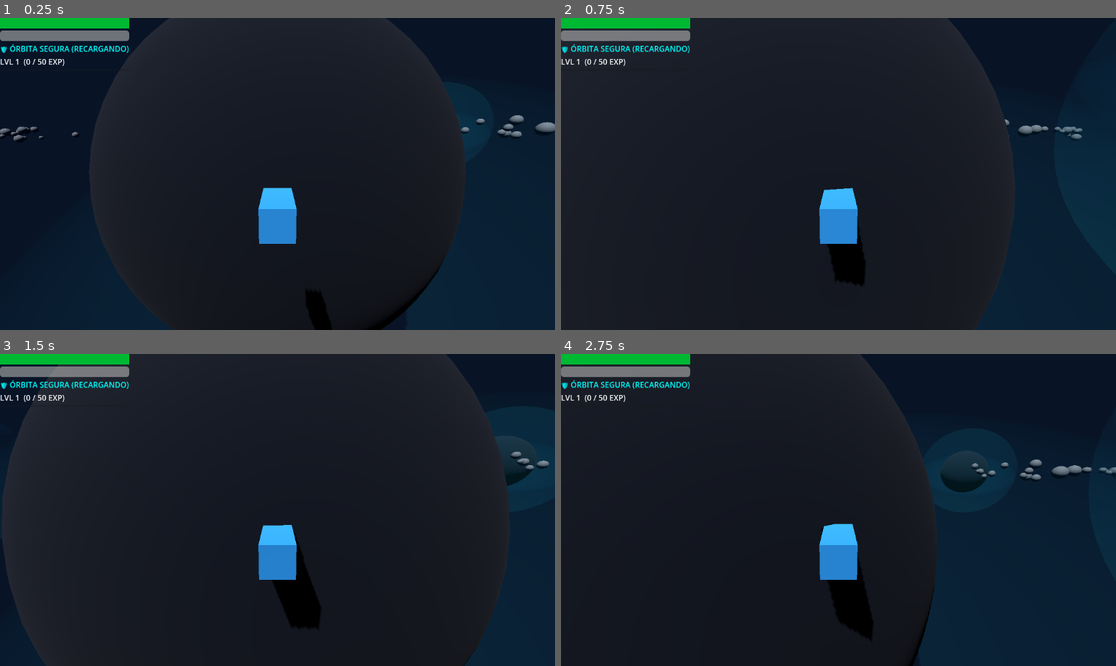
Above: before the commit, frames 1-4 (two rows, left to right).
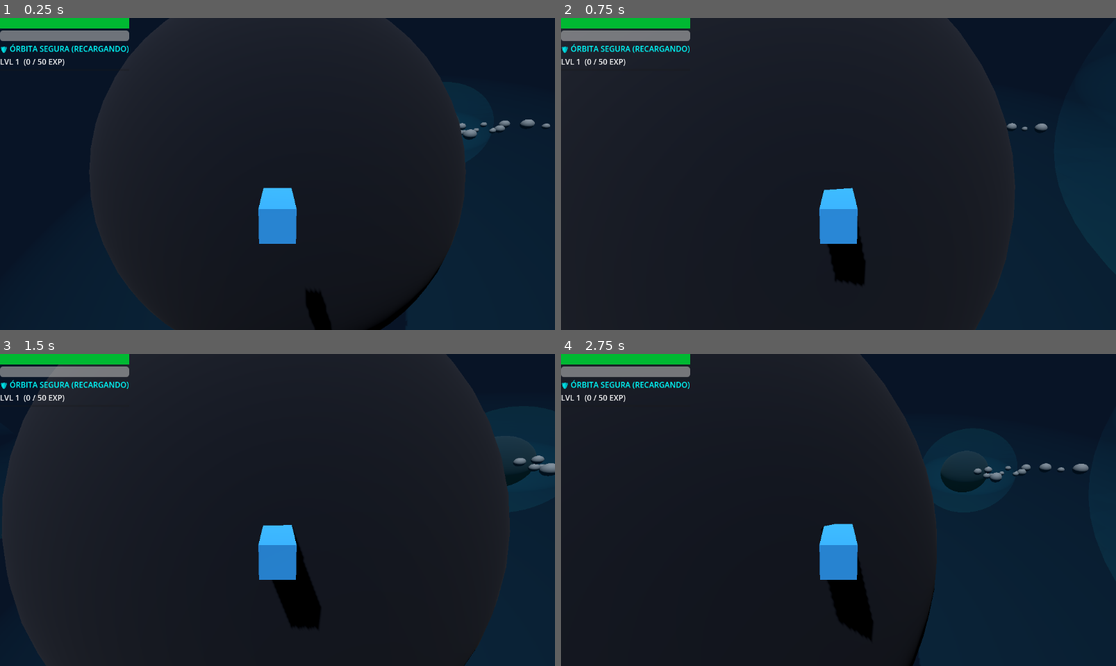
Above: after the commit, the same moments.

Repository: xlblitlx/Desarrollo_de_videojuegos
Game: Godot game, scene res://Demo_Orbital.tscn
Two runs of this game, one before a commit and one after it. Both use one fixed random seed, a clock stepped at 60 frames per second and the inputs below.
Inputs (mouse positions are in pixels of both pictures, inside the frame that each line leads up to):
- Up to frame 1 (0.25 s): no input
- Up to frame 2 (0.75 s): tap Enter (ui_accept) at 0.5 s; move the mouse to (866, 174) at 0.52 s; hold W (up) from 0.53 s (still down); tap E at 0.6 s
- Up to frame 3 (1.5 s): keep holding W (up); tap Enter (ui_accept) at 0.77 s; tap 1 at 0.8, 1.35 s; move the mouse to (249, 510) at 1.27 s
- Up to frame 4 (2.75 s): keep holding W (up); tap Enter (ui_accept) at 1.52 s; tap 2 at 1.55, 2.1 s; move the mouse to (849, 503) at 2.02 s; tap 3 at 2.3 s

The runs differ from the first frame. In frame 1, 0.6% of the frame differs, in the area x 0-100%, y 31-40%; in frame 2, 0.2%; in frame 3, 0.3%; in frame 4, 0.6%.

Commit message:
feat: pulido final de pulido visual, colisiones de asteroides e intercepcion de enemigos

Diff:
--- a/Demo_Orbital.tscn
+++ b/Demo_Orbital.tscn
@@ -88,7 +88,7 @@
 [node name="GestorRecompensas" type="Node" parent="SistemasProgresion" unique_id=755562836]
 script = ExtResource("12_nhg6f")
 
-[node name="GestorExperiencia" type="Node" parent="SistemasProgresion" unique_id=1052882918 node_paths=PackedStringArray("fuente_orbes")]
+[node name="GestorExperiencia" type="Node" parent="SistemasProgresion" unique_id=1052882918 node_paths=PackedStringArray("fuente_orbes") groups=["gestor_experiencia"]]
 script = ExtResource("13_nxx6p")
 fuente_orbes = NodePath("../GestorRecompensas")
 
--- a/escenas/jugador.tscn
+++ b/escenas/jugador.tscn
@@ -5,6 +5,7 @@
 [ext_resource type="Script" uid="uid://4uifsmb7vn0" path="res://script_componentes/componentes/gestor_orbita.gd" id="3_as36m"]
 [ext_resource type="Script" uid="uid://c1kcpc3car6fv" path="res://script_componentes/componentes/sensor_daño.gd" id="4_gjfif"]
 [ext_resource type="PackedScene" uid="uid://3av2ku618key" path="res://escenas/control_disparo.tscn" id="5_ovq70"]
+[ext_resource type="Script" uid="uid://babn20g5e0hse" path="res://zona_c/Script_zona_c/luz_jugador.gd" id="6_as36m"]
 
 [sub_resource type="StandardMaterial3D" id="StandardMaterial3D_3wsq6"]
 albedo_color = Color(0.21960784, 0.7137255, 1, 1)
@@ -39,3 +40,9 @@
 
 [node name="ControlDisparo" parent="." unique_id=97621846 node_paths=PackedStringArray("jugador") instance=ExtResource("5_ovq70")]
 jugador = NodePath("..")
+
+[node name="LuzNave" type="OmniLight3D" parent="." unique_id=881056281]
+transform = Transform3D(1, 0, 0, 0, 1, 0, 0, 0, 1, 0, 0.85, 0)
+script = ExtResource("6_as36m")
+
+[node name="LuzAura" type="OmniLight3D" parent="LuzNave" unique_id=344431176]
--- a/project.godot
+++ b/project.godot
@@ -22,6 +22,8 @@
 
 planetas=""
 enemigos=""
+jugador=""
+gestor_experiencia=""
 
 [input]
 
--- a/script_componentes/entidades/enemigo.gd
+++ b/script_componentes/entidades/enemigo.gd
@@ -34,9 +34,16 @@
 
 
 func _perseguir() -> void:
-	var vector_hacia_jugador := objetivo.global_position - global_position
-	var distancia := vector_hacia_jugador.length()
-	var direccion := vector_hacia_jugador.normalized()
+	var distancia := global_position.distance_to(objetivo.global_position)
+
+	# Calculamos el punto futuro donde estará el jugador según su velocidad
+	var punto_intercepcion := objetivo.global_position
+	if objetivo is CharacterBody3D and distancia > 6.0:
+		# A mayor distancia, predice un poco más adelante (hasta 0.75 segundos)
+		var tiempo_prediccion := clampf(distancia / maxf(velocidad, 1.0) * 0.45, 0.0, 0.75)
+		punto_intercepcion += objetivo.velocity * tiempo_prediccion
+
+	var direccion := (punto_intercepcion - global_position).normalized()
 
 	# Si está muy cerca (menos de 3m), frena para no superponerse con la nave
 	if distancia > 3.0:
--- a/script_componentes/entorno/campo_asteroides.gd
+++ b/script_componentes/entorno/campo_asteroides.gd
@@ -4,19 +4,70 @@
 @export var asteroide_scene: PackedScene
 @export var cantidad_asteroides: int = 14
 @export var radio_dispersion: float = 80.0
+@export var dano_impacto: float = 18.0
+@export var cooldown_golpe: float = 0.8
+@export var fuerza_rebote: float = 28.0
 
 var asteroides_instanciados: Array[Node3D] = []
+var radios_asteroides: Array[float] = []
 var velocidades_rotacion: Array[Vector3] = []
+
+var _jugador: CharacterBody3D = null
+var _timer_golpe: float = 0.0
+
 
 func _ready() -> void:
 	_generar_campo()
 
+
 func _process(delta: float) -> void:
 	for i in range(asteroides_instanciados.size()):
-		var asteroide = asteroides_instanciados[i]
+		var asteroide := asteroides_instanciados[i]
 		if is_instance_valid(asteroide):
 			asteroide.rotate_x(velocidades_rotacion[i].x * delta)
 			asteroide.rotate_y(velocidades_rotacion[i].y * delta)
+
+
+func _physics_process(delta: float) -> void:
+	if _timer_golpe > 0.0:
+		_timer_golpe -= delta
+
+	if not is_instance_valid(_jugador):
+		_jugador = get_tree().get_first_node_in_group("jugador") as CharacterBody3D
+		if _jugador == null:
+			return
+
+	# Optimización: si la nave está fuera del campo completo, no revisa roca por roca
+	if global_position.distance_squared_to(_jugador.global_position) > pow(radio_dispersion + 25.0, 2):
+		return
+
+	_verificar_colisiones()
+
+
+func _verificar_colisiones() -> void:
+	if _timer_golpe > 0.0:
+		return
+
+	for i in range(asteroides_instanciados.size()):
+		var asteroide := asteroides_instanciados[i]
+		if not is_instance_valid(asteroide):
+			continue
+
+		var offset := _jugador.global_position - asteroide.global_position
+		var radio_choque := radios_asteroides[i] + 1.2 # Radio de la roca + margen de la nave
+
+		if offset.length_squared() <= radio_choque * radio_choque:
+			var normal := offset.normalized() if offset.length() > 0.01 else Vector3.UP
+			# Empuja la nave fuera de la roca para que no quede atrapada dentro
+			_jugador.global_position = asteroide.global_position + normal * (radio_choque + 0.3)
+			_jugador.velocity = normal * fuerza_rebote
+
+			if _jugador.has_method("recibir_dano"):
+				_jugador.recibir_dano(dano_impacto)
+
+			_timer_golpe = cooldown_golpe
+			break
+
 
 func _generar_campo() -> void:
 	if not asteroide_scene:
@@ -32,12 +83,13 @@
 
 		inst.position = Vector3(cos(angulo) * dist, offset_y, sin(angulo) * dist)
 
-		# Aumentamos la escala para que sean rocas gigantes que bloqueen el paso (de 6m a 14m)
+		# Escala gigante (de 6m a 14m); el radio visual de una esfera base de 1m de diámetro es ~0.5 * escala
 		var escala_random := randf_range(6.0, 14.0)
 		inst.scale = Vector3.ONE * escala_random
 		inst.rotation = Vector3(randf_range(0, TAU), randf_range(0, TAU), randf_range(0, TAU))
 
 		asteroides_instanciados.append(inst)
+		radios_asteroides.append(escala_random * 0.5)
 		velocidades_rotacion.append(Vector3(
 			randf_range(-0.3, 0.3),
 			randf_range(-0.3, 0.3),
--- a/script_componentes/entorno/generador_mapa.gd
+++ b/script_componentes/entorno/generador_mapa.gd
@@ -62,8 +62,8 @@
 			var medio: Vector3 = (origen + destino) / 2.0
 
 			if origen.distance_to(destino) > 220.0:
-				# Valida que no invada ningún planeta (140m) ni duplique otro campo (70m)
-				if not _hay_punto_cerca(medio, planetas, 140.0) and not _hay_punto_cerca(medio, campos_creados, 70.0):
+				# Margen de 245m para que ningún asteroide de la nube invada órbitas grandes (135m + dispersión)
+				if not _hay_punto_cerca(medio, planetas, 245.0) and not _hay_punto_cerca(medio, campos_creados, 110.0):
 					campos_creados.append(medio)
 					_instanciar_nodo(campo_asteroides_scene, medio)
 
--- a/zona_c/Script_zona_c/camara_prueba.gd
+++ /dev/null
@@ -1,19 +0,0 @@
-extends Camera3D
-## Sigue al jugador sin cambiar la camara de las otras zonas.
-
-@export var objetivo: Node3D
-@export var desfase := Vector3(0.0, 10.0, 15.0)
-
-
-func _ready() -> void:
-    if objetivo != null:
-        global_position = objetivo.global_position + desfase
-        look_at(objetivo.global_position + Vector3.UP * 0.5)
-
-
-func _process(delta: float) -> void:
-    if objetivo == null:
-        return
-    var posicion_deseada := objetivo.global_position + desfase
-    global_position = global_position.lerp(posicion_deseada, minf(delta * 8.0, 1.0))
-    look_at(objetivo.global_position + Vector3.UP * 0.5)
--- a/zona_c/Script_zona_c/luz_jugador.gd
+++ b/zona_c/Script_zona_c/luz_jugador.gd
@@ -1,148 +1,58 @@
 class_name LuzJugador
 extends OmniLight3D
-## Luz de la nave y prueba de EXP de la zona C.
-## Es hija del Jugador para moverse con él.
+## Luz reactiva de la nave: apagada en reposo y lanza un pulso dorado al subir de nivel.
 
-signal subio_nivel(nivel: int)
+@export var gestor_experiencia: GestorExperiencia
+@export var luz_aura: OmniLight3D
+@export var energia_base: float = 0.0 # En 0.0 para no manchar el cubo en reposo
 
-@export var rango := 3.0
-@export var altura := 0.85
-@export var energia_base := 1.1
-@export var luz_aura: OmniLight3D
-@export var luz_principal: DirectionalLight3D
-@export var texto_estado: Label
-
-var experiencia_total := 0
-var nivel_actual := 1
-var destello := 0.0
-var modo_sombras := "Solo estrella"
-var modo_bias := "Bias 3 / Normal 6"
+var _destello: float = 0.0
+var _progreso_actual: float = 0.0
 
 
 func _ready() -> void:
-    position = Vector3(0.0, altura, 0.0)
-    light_color = Color("#38B6FF")
-    light_energy = energia_base
-    omni_range = rango
-    omni_attenuation = 2.0
-    shadow_enabled = false
-    if luz_aura != null:
-        luz_aura.light_color = Color("#FFCB50")
-        luz_aura.shadow_enabled = false
-    if luz_principal != null:
-        luz_principal.shadow_enabled = true
-        luz_principal.shadow_bias = 3.0
-        luz_principal.shadow_normal_bias = 6.0
-    print("Atenuacion 1, 2, 4 m: ", atenuacion(1.0), " / ", atenuacion(2.0), " / ", atenuacion(4.0))
-    var n := Vector3(0, 1, 0)
-    var l := Vector3(0, 1, 1)
-    print("Blinn-Phong caso 1: ", blinn_phong(n, l, Vector3(0, 1, -1), 32.0))
-    print("Blinn-Phong caso 2: ", blinn_phong(n, l, Vector3(0, 1, 0), 32.0))
-    actualizar_texto()
+	light_color = Color("#FFCB50") # Dorado brillante para el destello de nivel
+	light_energy = energia_base
+	omni_range = 12.0
+	shadow_enabled = false
+
+	if luz_aura == null:
+		luz_aura = get_node_or_null("LuzAura") as OmniLight3D
+	if luz_aura:
+		luz_aura.light_color = Color("#38B6FF")
+		luz_aura.omni_range = 8.0
+		luz_aura.shadow_enabled = false
+
+	# Espera un frame para garantizar que GestorExperiencia ya esté registrado en el árbol
+	await get_tree().process_frame
+	if gestor_experiencia == null:
+		gestor_experiencia = get_tree().get_first_node_in_group("gestor_experiencia") as GestorExperiencia
+
+	if gestor_experiencia:
+		gestor_experiencia.experiencia_actualizada.connect(_al_actualizar_exp)
+		gestor_experiencia.subio_nivel.connect(_al_subir_nivel)
+	else:
+		push_warning("LuzNave: no encontró al nodo en el grupo 'gestor_experiencia'")
 
 
 func _process(delta: float) -> void:
-    destello = maxf(0.0, destello - delta)
-    light_energy = energia_base + destello * 1.5
-    if luz_aura != null:
-        luz_aura.light_energy = lerpf(0.35, 1.9, progreso_exp()) + destello * 2.0
-    actualizar_texto()
+	if _destello > 0.0:
+		_destello = maxf(0.0, _destello - delta * 1.4)
+		# Pulso fuerte de energía y expansión de radio
+		light_energy = _destello * 8.0
+		omni_range = lerpf(4.0, 22.0, _destello)
+	else:
+		light_energy = energia_base
+
+	if luz_aura:
+		luz_aura.light_energy = lerpf(0.0, 1.5, _progreso_actual) + _destello * 4.0
 
 
-func _unhandled_key_input(event: InputEvent) -> void:
-    if not event is InputEventKey:
-        return
-    var tecla := event as InputEventKey
-    if not tecla.pressed or tecla.echo:
-        return
-    match tecla.keycode:
-        KEY_E:
-            sumar_experiencia(10)  # Para probar: en el juego cada nucleo suma 1.
-        KEY_1:
-            cambiar_sombras(true, true, true)
-            modo_sombras = "Tres luces"
-        KEY_2:
-            cambiar_sombras(true, false, false)
-            modo_sombras = "Solo estrella"
-        KEY_3:
-            cambiar_sombras(false, false, false)
-            modo_sombras = "Sin sombras"
-        KEY_4:
-            cambiar_bias(0.0, 0.0)
-            modo_bias = "Bias 0 / Normal 0"
-        KEY_5:
-            cambiar_bias(3.0, 6.0)
-            modo_bias = "Bias 3 / Normal 6"
-        KEY_6:
-            cambiar_bias(20.0, 6.0)
-            modo_bias = "Bias 20 / Normal 6"
-    actualizar_texto()
+func _al_actualizar_exp(total: int, nivel: int) -> void:
+	var inicio := GestorExperiencia.umbral_nivel(nivel)
+	var siguiente := GestorExperiencia.umbral_nivel(nivel + 1)
+	_progreso_actual = clampf(float(total - inicio) / float(max(1, siguiente - inicio)), 0.0, 1.0)
 
 
-func cambiar_sombras(sol: bool, aura: bool, nave: bool) -> void:
-    if luz_principal != null:
-        luz_principal.shadow_enabled = sol
-    if luz_aura != null:
-        luz_aura.shadow_enabled = aura
-    shadow_enabled = nave
-
-
-func cambiar_bias(bias: float, normal_bias: float) -> void:
-    if luz_principal != null:
-        luz_principal.shadow_bias = bias
-        luz_principal.shadow_normal_bias = normal_bias
-
-
-func sumar_experiencia(cantidad: int) -> void:
-    if cantidad <= 0:
-        return
-    experiencia_total += cantidad
-    while experiencia_total >= umbral_nivel(nivel_actual + 1):
-        nivel_actual += 1
-        destello = 0.5
-        subio_nivel.emit(nivel_actual)
-        print("Calibracion: nivel ", nivel_actual)
-    actualizar_texto()
-
-
-func progreso_exp() -> float:
-    var inicio := umbral_nivel(nivel_actual)
-    var siguiente := umbral_nivel(nivel_actual + 1)
-    return clampf(float(experiencia_total - inicio) / float(siguiente - inicio), 0.0, 1.0)
-
-
-static func umbral_nivel(nivel: int) -> int:
-    if nivel <= 1:
-        return 0
-    if nivel == 2:
-        return 50
-    if nivel == 3:
-        return 110
-    if nivel == 4:
-        return 180
-    var extra := nivel - 4
-    return 180 + 80 * extra + 5 * extra * (extra - 1)
-
-
-static func atenuacion(distancia: float, exponente: float = 2.0) -> float:
-    return 1.0 / pow(maxf(distancia, 0.0001), exponente)
-
-
-static func blinn_phong(normal: Vector3, hacia_luz: Vector3,
-        hacia_ojo: Vector3, brillo: float) -> float:
-    var n := normal.normalized()
-    var l := hacia_luz.normalized()
-    var v := hacia_ojo.normalized()
-    var h := (l + v).normalized()
-    return pow(maxf(0.0, n.dot(h)), brillo)
-
-
-func actualizar_texto() -> void:
-    if texto_estado == null:
-        return
-    var siguiente := umbral_nivel(nivel_actual + 1)
-    texto_estado.text = "ZONA C  |  ORBITAL ATTACK\nNivel %d  -  EXP: %d / %d  -  Aura: %d%%\n" % [nivel_actual, experiencia_total, siguiente, int(progreso_exp() * 100.0)]
-    texto_estado.text += "WASD: mover  |  E: +10 EXP de prueba\n"
-    texto_estado.text += "1: tres sombras  |  2: sol  |  3: ninguna\n"
-    texto_estado.text += "4: Bias 0  |  5: Bias 3/6  |  6: Bias 20\n"
-    texto_estado.text += "Estado: %s  -  %s" % [modo_sombras, modo_bias]
+func _al_subir_nivel(_nivel: int) -> void:
+	_destello = 1.0
--- a/zona_c/Script_zona_c/movimiento_prueba.gd
+++ /dev/null
@@ -1,11 +0,0 @@
-extends CharacterBody3D
-## Movimiento sencillo para probar la luz de la nave en la Zona C.
-## Usa las acciones de teclado que ya estan en project.godot.
-
-@export var velocidad := 6.0
-
-
-func _physics_process(_delta: float) -> void:
-    var entrada := Input.get_vector("left", "right", "up", "down")
-    velocity = Vector3(entrada.x, 0.0, entrada.y) * velocidad
-    move_and_slide()
Not shown, removed: zona_c/Script_zona_c/camara_prueba.gd.uid
Not shown, removed: zona_c/Script_zona_c/movimiento_prueba.gd.uid
